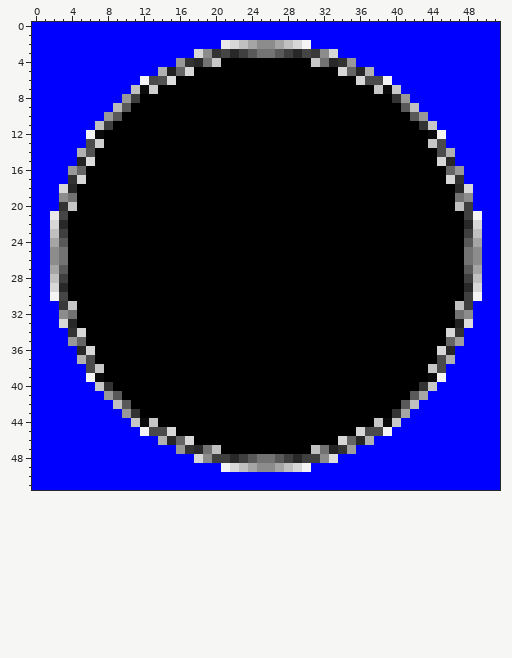
Edited in one commit: pixel-art sprite (data/images/black.png). Above: the version before the commit.
The file is 52x52 pixels. Colours within 5 levels of each other are drawn and written as one.
After:
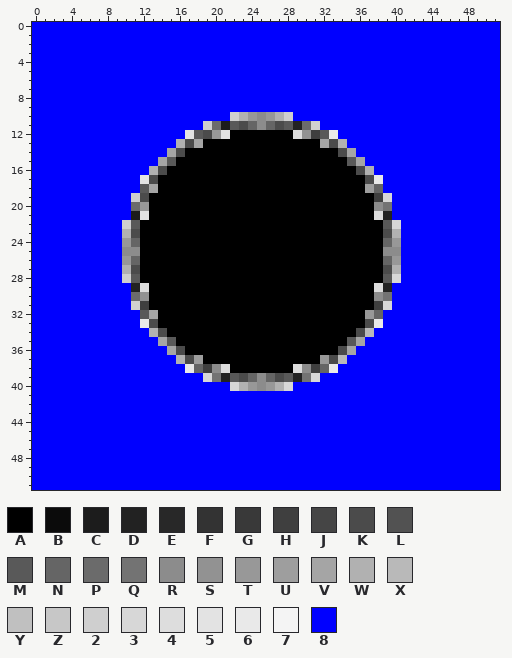
Palette (. is transparent): A #000000  B #0b0b0b  C #1c1c1c  D #222222  E #282828  F #333333  G #393939  H #3f3f3f  J #454545  K #4b4b4b  L #525252  M #595959  N #656565  P #6b6b6b  Q #737373  R #8c8c8c  S #929292  T #989898  U #9e9e9e  V #a5a5a5  W #b1b1b1  X #b9b9b9  Y #c0c0c0  Z #c7c7c7  2 #cfcfcf  3 #d7d7d7  4 #dddddd  5 #e3e3e3  6 #e9e9e9  7 #f4f4f4  8 #0000ff
Difference:
Changed rows in their new state; - is an unchanged pixel.
first column x 2:
 2 -------------------8888888888-------------------
 3 ----------------8888888888888888----------------
 4 --------------88888888888888888888--------------
 5 ------------888888888888888888888888------------
 6 ----------8888888888888888888888888888----------
 7 ---------888888888888888888888888888888---------
 8 --------88888888888888888888888888888888--------
 9 -------8888888888888888888888888888888888-------
10 ------888888888888882WTRTW2888888888888888------
11 -----8888888888882PCMKNRNKMDP28888888888888-----
12 ----888888888885MKT5-------4SHM6888888888888----
13 ----8888888888WKV-------------VKW88888888888----
14 ---8888888888VK-----------------KV88888888888---
15 ---888888888VM-------------------MV8888888888---
16 --888888888WK---------------------KW8888888888--
17 --888888885K-----------------------K6888888888--
18 -888888888MV-----------------------UN8888888888-
19 -888888882K-------------------------H3888888888-
20 -88888888PT-------------------------RQ888888888-
21 888888888C5-------------------------4D8888888888
22 888888882M---------------------------M3888888888
23 88888888WK---------------------------KW888888888
24 88888888TN---------------------------NT888888888
25 88888888RR---------------------------RR888888888
26 88888888TN---------------------------NT888888888
27 88888888WK---------------------------KW888888888
28 888888882M---------------------------M3888888888
29 888888888D4-------------------------4D8888888888
30 888888888PS-------------------------RQ8888888888
31 -888888882H-------------------------H3888888888-
32 -888888888MV-----------------------TN8888888888-
33 -8888888886K-----------------------K68888888888-
34 --888888888WK---------------------KX8888888888--
35 --8888888888VM-------------------MV88888888888--
36 ---8888888888VK-----------------KV88888888888---
37 ---88888888888WKU-------------TKX888888888888---
38 ----888888888886NHR4-------4RHN6888888888888----
39 ----88888888888883QDMKNRNKMDQ388888888888888----
40 -----8888888888888883WTRTW38888888888888888-----
41 ------888888888888888888888888888888888888------
42 -------8888888888888888888888888888888888-------
43 --------88888888888888888888888888888888--------
44 ---------888888888888888888888888888888---------
45 ----------8888888888888888888888888888----------
46 ------------888888888888888888888888------------
47 --------------88888888888888888888--------------
48 ----------------8888888888888888----------------
49 -------------------8888888888-------------------
Where, in picture pixels (left, top, right, bottom), the same in both pictures:
changed: (50, 40, 482, 472)
